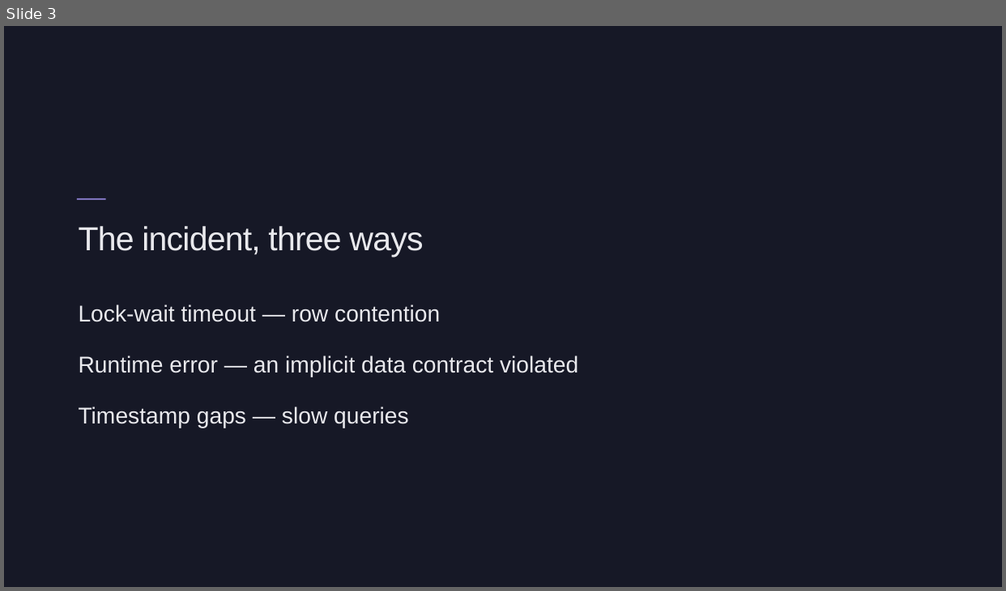
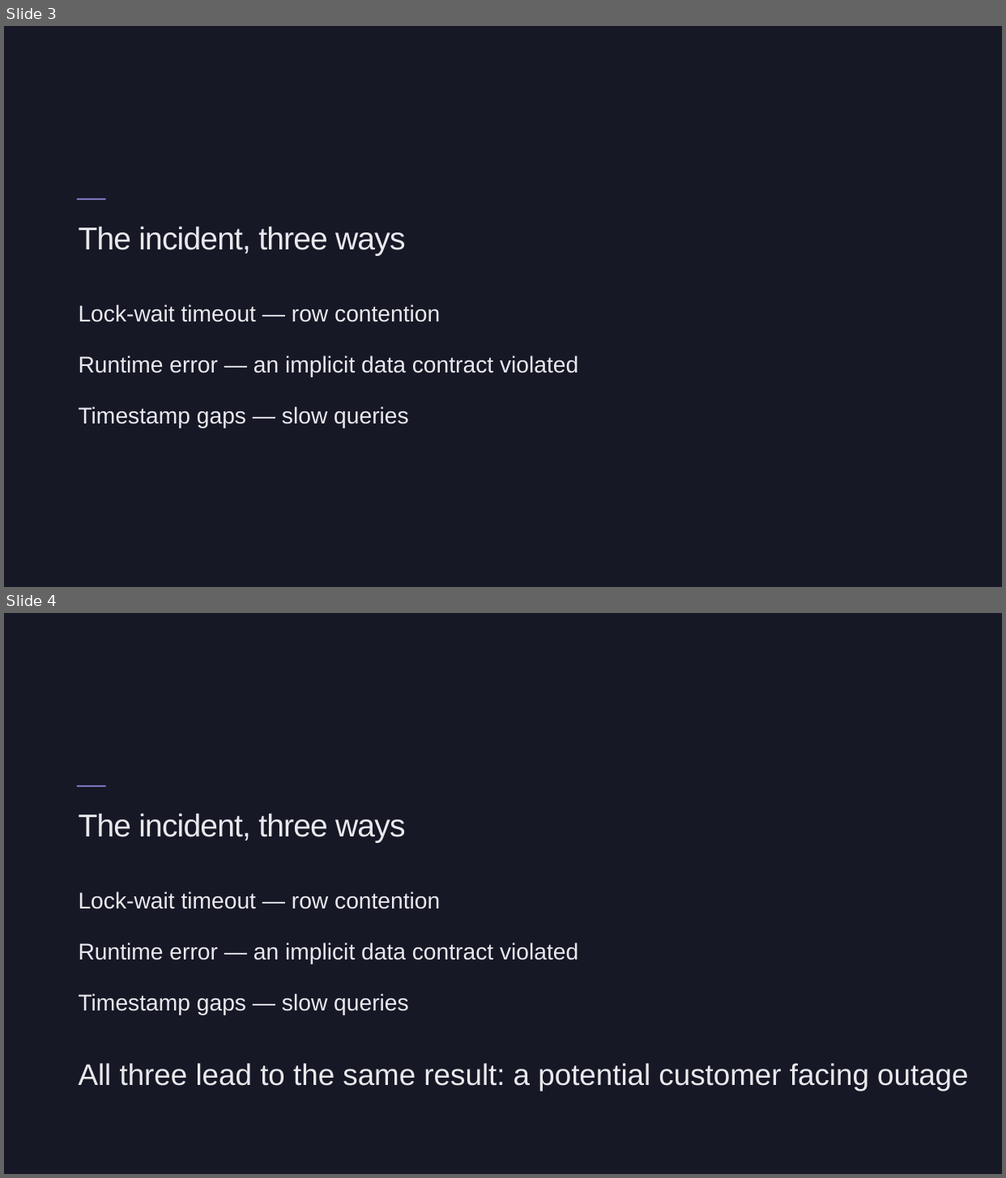
Before and after one commit to Bradleywboggs/ai-assisted-legacy-refactors-kcdc-2026, a slide deck: AI_Assisted_Legacy_Refactors.pptx. Shown one above the other, each under a label of ours: slide 3 before the commit, slides 3 and 4 after it. The pictures are 1006x591 and 1006x1178 pixels, drawn with LibreOffice and Linux fonts; fonts in the diff are those of the drawing. Boxes give left, top, right and bottom in pixels: in the first picture for what was removed or moved away, otherwise in the second. Text is boxed around its words. In the diff, an @@ line names an element or a change of style, - is before the commit and + after.

```diff
--- a/AI_Assisted_Legacy_Refactors.pptx
+++ b/AI_Assisted_Legacy_Refactors.pptx
@@ slide 4 added at box(4, 613, 1002, 1174), background #161826 @@
@@ rectangle added at box(77, 786, 106, 786), fill #9184D9 @@
@@ text added at box(79, 813, 405, 843), 45.6 pt, text #E9E9ED @@
+The incident, three ways
@@ text added at box(79, 892, 440, 909), 33 pt, text #E9E9ED @@
+Lock-wait timeout — row contention
@@ text added at box(79, 943, 578, 965), 33 pt, text #E9E9ED @@
+Runtime error — an implicit data contract violated
@@ text added at box(79, 994, 409, 1016), 33 pt, text #E9E9ED @@
+Timestamp gaps — slow queries
@@ text added at box(79, 1063, 968, 1091), 43 pt, text #E9E9ED @@
+All three lead to the same result: a potential customer facing outage
@@ slide 3 changed as well @@
@@ text "The incident, three ways" at box(79, 226, 405, 256): size 48 to 45.6 pt, letter spacing -1 to -0.9 pt; line spacing 0.83 to 0.84 @@
```
Also in this commit, not shown: 23 other slides changed, 12 other slides added, 11 slides removed, 6 other files.
